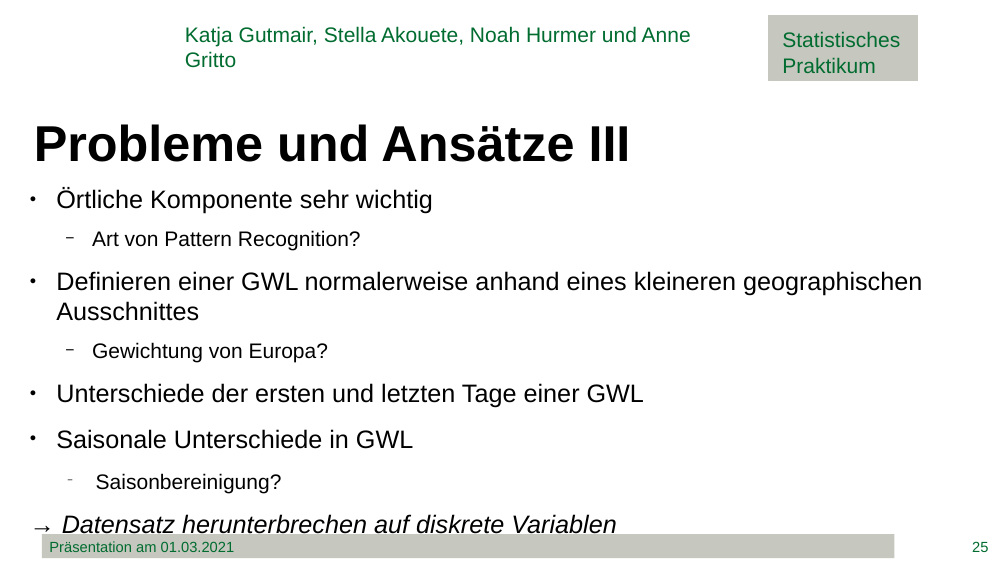
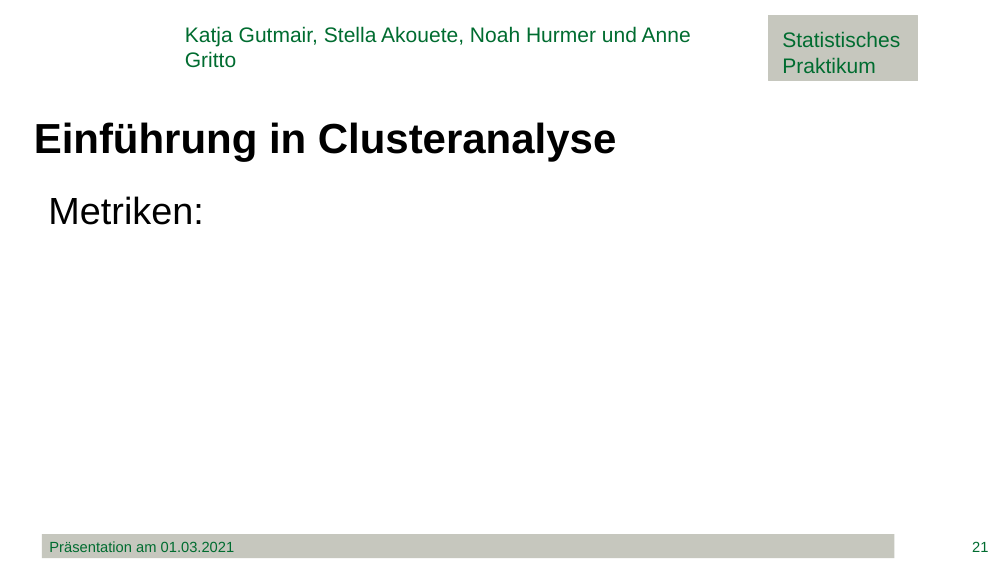
Before and after one commit to minimops/weatherFrog, a slide deck: slide 21 of documentation/ppt/Präsentation.pptx (slide 25 before the commit). Drawn at 1008x567 pixels with LibreOffice and Linux fonts; fonts in the diff are those of the drawing; background and template pictures are left out. Boxes give left, top, right and bottom in pixels: in the first picture for what was removed or moved away, otherwise in the second. Text is boxed around its words. In the diff, an @@ line names an element or a change of style, - is before the commit and + after.

```diff
--- a/documentation/ppt/Präsentation.pptx
+++ b/documentation/ppt/Präsentation.pptx
@@ text at (x1=34, y1=122, x2=617, y2=162): text changed; size 48 to 40 pt @@
-Probleme und Ansätze III
+Einführung in Clusteranalyse
@@ text added at (x1=48, y1=196, x2=203, y2=225), 36 pt, text #000000 @@
+Metriken:
@@ text removed at (x1=56, y1=187, x2=922, y2=538) @@
-● Örtliche Komponente sehr wichtig
-  − Art von Pattern Recognition?
-● Definieren einer GWL normalerweise anhand eines kleineren geographischen Ausschnittes
-  − Gewichtung von Europa?
-● Unterschiede der ersten und letzten Tage einer GWL
-● Saisonale Unterschiede in GWL
-  − Saisonbereinigung?
-→ Datensatz herunterbrechen auf diskrete Variablen
@@ page number at (x1=972, y1=541, x2=988, y2=552): text changed @@
-25
+21
```
Also in this commit, not shown: 31 other slides changed, 9 slides added, 7 slides removed, 2 other files.
